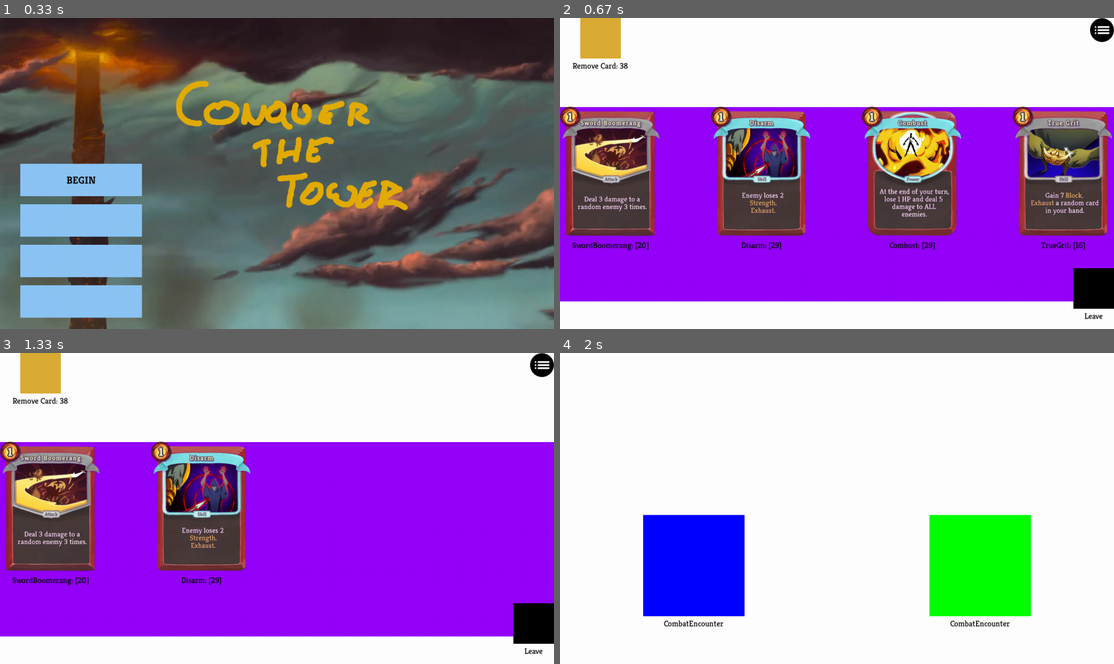
Above: before the commit, frames 1-4 (two rows, left to right).
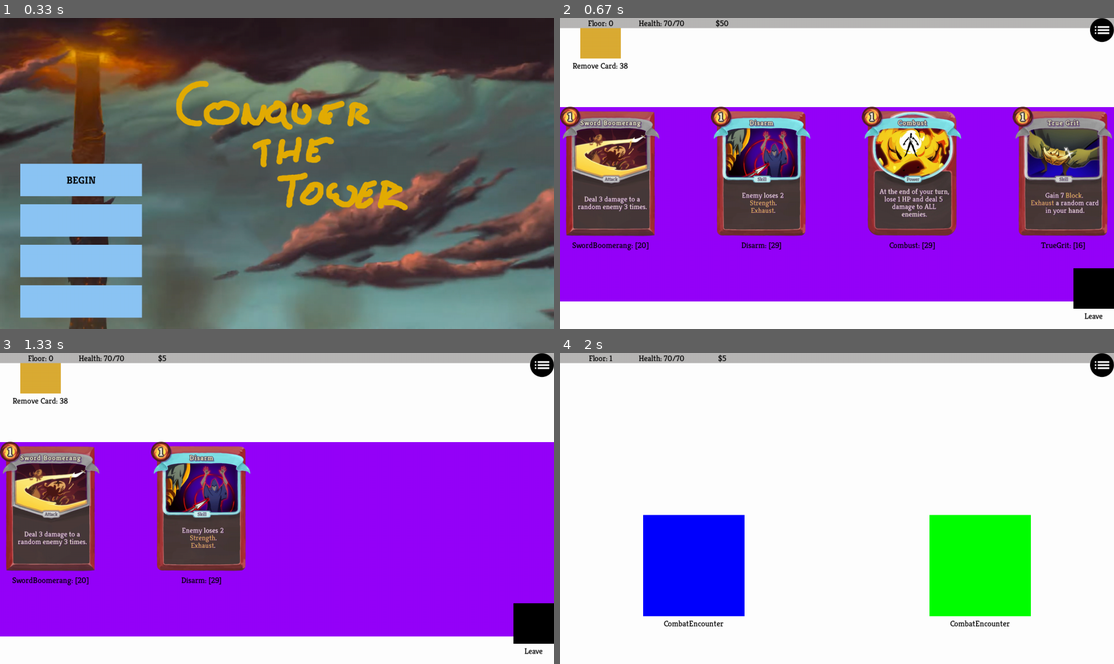
Above: after the commit, the same moments.

Repository: DawidKrolikiewicz/SlayTheSpire-WITH-PYGAME
Game: pygame game, started from CardGame/GameFolder/Code/main.py
The game is run twice, just before and just after one commit, with the same random seed, the same clock (stepped at 60 frames per second) and the same inputs.
Inputs (mouse positions are in pixels of both pictures, inside the frame that each line leads up to):
- Up to frame 1 (0.33 s): no input
- Up to frame 2 (0.67 s): press the mouse at (643, 220) at 0.37 s; move the mouse to (726, 154) at 0.47 s; release the mouse at (814, 89) at 0.6 s
- Up to frame 3 (1.33 s): click (332, 530) at 0.72 s; press the mouse at (354, 505) at 1.03 s; move the mouse to (421, 545) at 1.13 s; release the mouse at (487, 589) at 1.27 s
- Up to frame 4 (2 s): click (1091, 623) at 1.88 s

Frame 1 is identical in both runs. In frame 2, 3.3% of the frame differs, in the area x 0-100%, y 0-4%; in frame 3, 3.3%; in frame 4, 3.5%, in the area x 0-100%, y 0-8%.

Commit message:
Info Bar i Powrót to Menu działa na wszystkich pokojach

Diff:
--- a/CardGame/GameFolder/Code/enemyFile.py
+++ b/CardGame/GameFolder/Code/enemyFile.py
@@ -275,14 +275,14 @@
 
             self.last_action = self.next_action
 
-            if self.next_action == self.attack_11:
-                self.list_incoming.append(declarationFile.Attack(11))
-            elif self.next_action == self.attack_7_block_5:
-                self.list_incoming.append(declarationFile.Attack(7))
-                self.list_incoming.append(declarationFile.Attack(5))
-            elif self.next_action == self.gain_3_strength_block_6:
-                self.list_incoming.append(declarationFile.Block(6))
-                self.list_incoming.append(declarationFile.Buff(3))
+        if self.next_action == self.attack_11:
+            self.list_incoming.append(declarationFile.Attack(11))
+        elif self.next_action == self.attack_7_block_5:
+            self.list_incoming.append(declarationFile.Attack(7))
+            self.list_incoming.append(declarationFile.Block(5))
+        elif self.next_action == self.gain_3_strength_block_6:
+            self.list_incoming.append(declarationFile.Block(6))
+            self.list_incoming.append(declarationFile.Buff(3))
 
     def attack_11(self, player, list_of_enemies):
         self.deal_damage(11, player)
--- a/CardGame/GameFolder/Code/roomsFile.py
+++ b/CardGame/GameFolder/Code/roomsFile.py
@@ -192,6 +192,9 @@
         self.menu_button_rect = self.menu_button_image.get_rect()
         self.menu_button_rect.topright = (1366, 0)
 
+        self.info_bar = pygame.rect.Rect(0, 0, 1366, 25)
+        self.info_bar.topleft = (0, 0)
+
         pygame.display.set_caption("IN GAME")
 
     def event_listener(self, ev, player):
@@ -203,6 +206,16 @@
                 print(last_room.state)
 
     def update(self, screen, player):
+        floor_count_text = text_font.render(f"Floor: {player.floor}", True, (0, 0, 0))
+        player_health_text = text_font.render(f"Health: {player.cur_health}/{player.max_health}", True, (0, 0, 0))
+        money_amount_text = text_font.render(f"${player.coins}", True, (0, 0, 0))
+
+        pygame.draw.rect(screen, (184, 183, 182), self.info_bar
+                         )
+        screen.blit(floor_count_text, (100 - (floor_count_text.get_width() // 2), 0))
+        screen.blit(player_health_text, (250 - (player_health_text.get_width() // 2), 0))
+        screen.blit(money_amount_text, (400 - (money_amount_text.get_width() // 2), 0))
+
         screen.blit(self.menu_button_image, self.menu_button_rect.topleft)
 
 
@@ -384,7 +397,7 @@
         elif combat_difficulty == CombatDifficulty.ELITE:
             fights = ([enemyFile.GremlinNob()],
                       [enemyFile.Lagavulin()],
-                      [enemyFile.Sentry(position=1),enemyFile.Sentry(position=2),enemyFile.Sentry(position=3)]
+                      [enemyFile.Sentry(position=1), enemyFile.Sentry(position=2), enemyFile.Sentry(position=3)]
                       )
 
         self.list_of_enemies += random.choice(fights)
@@ -554,6 +567,12 @@
         self.exit_color = BLACK
         self.exit_rect = pygame.Rect((1116, 0, 250, 250))
 
+    def event_listener(self, ev, player):
+        super().event_listener(ev, player)
+
+    def update(self, screen, player):
+        super().update(screen, player)
+
 
 # ======================================================================================================================
 
@@ -564,6 +583,7 @@
         self.choice_3_rect = pygame.Rect((825, 400, 250, 250))
 
     def event_listener(self, ev, player):
+        super().event_listener(ev, player)
         if ev.type == pygame.MOUSEBUTTONDOWN:
             pos = pygame.mouse.get_pos()
             if self.state == 0:
@@ -611,6 +631,8 @@
             pygame.draw.rect(screen, self.exit_color, self.exit_rect)
             button_caption("Leave", self.exit_rect, screen)
 
+        super().update(screen, player)
+
 
 # ======================================================================================================================
 
@@ -621,6 +643,7 @@
         self.choice_3_rect = pygame.Rect((825, 400, 250, 250))
 
     def event_listener(self, ev, player):
+        super().event_listener(ev, player)
         if ev.type == pygame.MOUSEBUTTONDOWN:
             pos = pygame.mouse.get_pos()
             if self.state == 0:
@@ -685,6 +708,8 @@
             pygame.draw.rect(screen, self.exit_color, self.exit_rect)
             button_caption("Leave", self.exit_rect, screen)
 
+        super().update(screen, player)
+
 
 # ======================================================================================================================
 
@@ -694,6 +719,7 @@
         super().__init__()
 
     def event_listener(self, ev, player):
+        super().event_listener(ev, player)
         if ev.type == pygame.MOUSEBUTTONDOWN:
             pos = pygame.mouse.get_pos()
             if self.state == 0:
@@ -740,6 +766,8 @@
             pygame.draw.rect(screen, self.exit_color, self.exit_rect)
             button_caption("Leave", self.exit_rect, screen)
 
+        super().update(screen, player)
+
 
 # ======================================================================================================================
 
@@ -755,6 +783,7 @@
         self.heal = int(0.3 * player.max_health)
 
     def event_listener(self, ev, player):
+        super().event_listener(ev, player)
         if ev.type == pygame.MOUSEBUTTONDOWN:
             pos = pygame.mouse.get_pos()
             if self.rest_rect.collidepoint(pos) and self.heal:
@@ -771,6 +800,8 @@
 
         pygame.draw.rect(screen, self.leave_color, self.leave_rect)
         button_caption("Leave", self.leave_rect, screen)
+
+        super().update(screen, player)
 
 
 # ======================================================================================================================
@@ -882,6 +913,7 @@
         return random.choice(list_of_encounters)
 
     def event_listener(self, ev, player):
+        super().event_listener(ev, player)
         if ev.type == pygame.MOUSEBUTTONDOWN:
             pos = pygame.mouse.get_pos()
             if not self.state:
@@ -928,3 +960,5 @@
             for index, card in enumerate(self.rewards_cards):
                 card.update(screen, player, index, self.cards_bg_rect)
                 button_caption(card.name, card.rect, screen)
+
+        super().update(screen, player)
